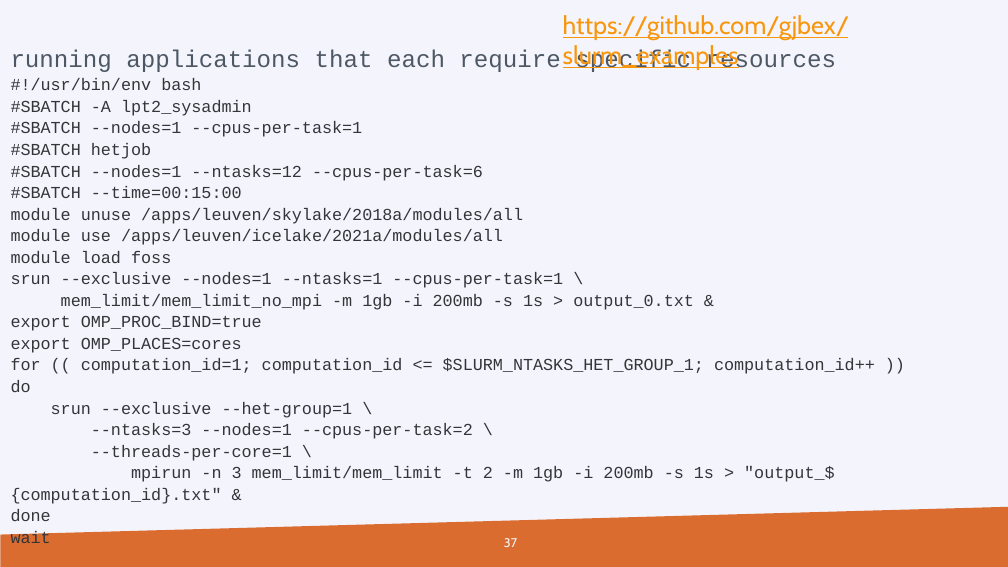
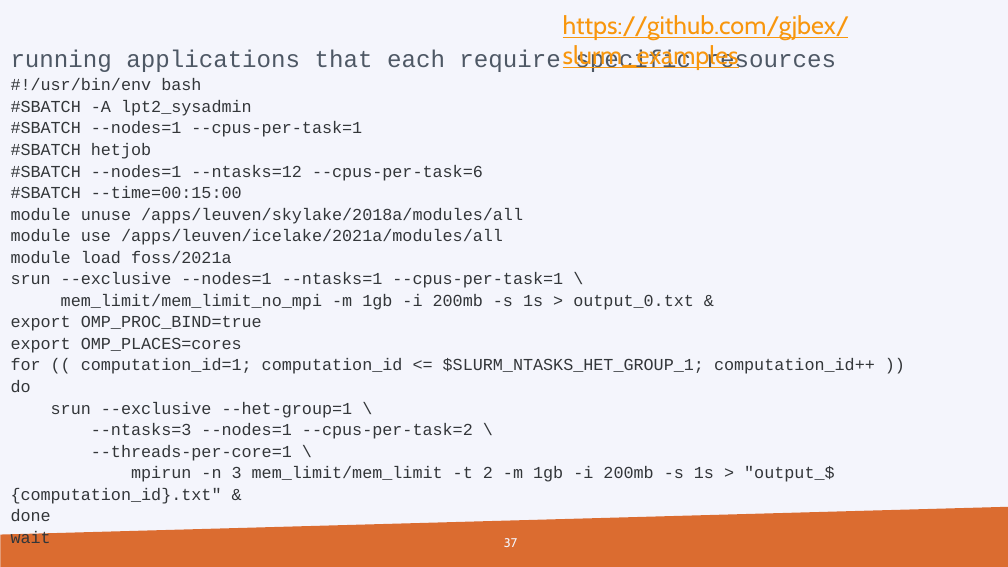
Before and after one commit to hpcleuven/wice-inauguration, a slide deck: slide 37 of Slurm session.pptx. Drawn at 1008x567 pixels with LibreOffice and Linux fonts; fonts in the diff are those of the drawing; background and template pictures are left out. Boxes give left, top, right and bottom in pixels: in the first picture for what was removed or moved away, otherwise in the second. Text is boxed around its words. In the diff, an @@ line names an element or a change of style, - is before the commit and + after.

```diff
--- a/Slurm session.pptx
+++ b/Slurm session.pptx
@@ text at <box>11,251,232,263</box>: text changed @@
-module load foss
+module load foss/2021a
```
Also in this commit, not shown: 15 other slides changed.
